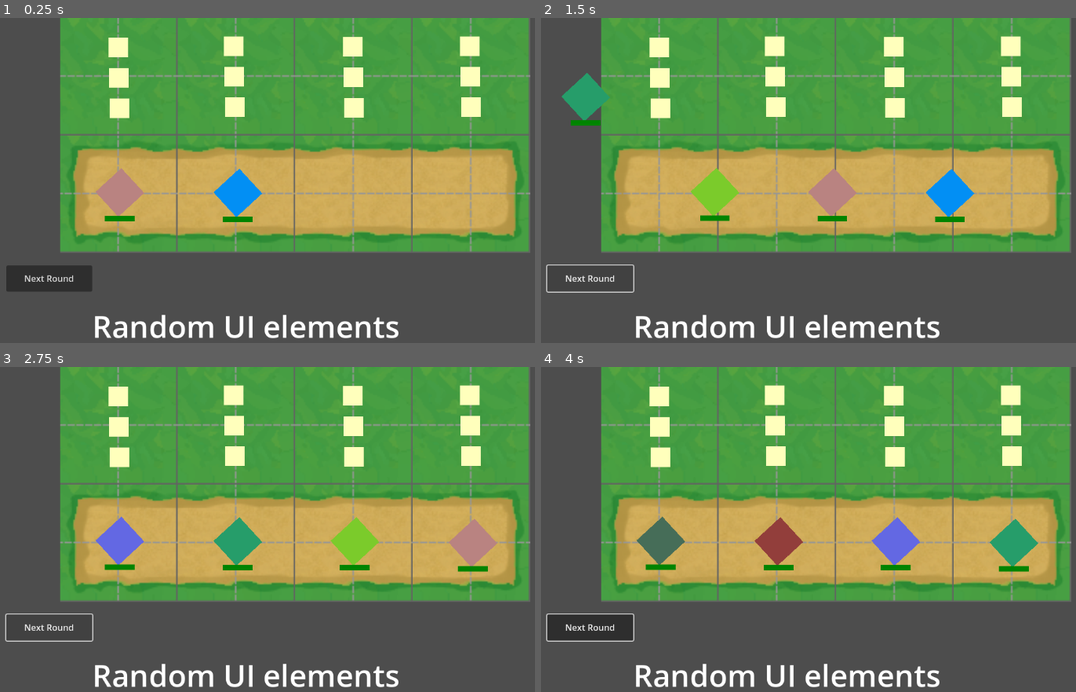
Above: before the commit, frames 1-4 (two rows, left to right).
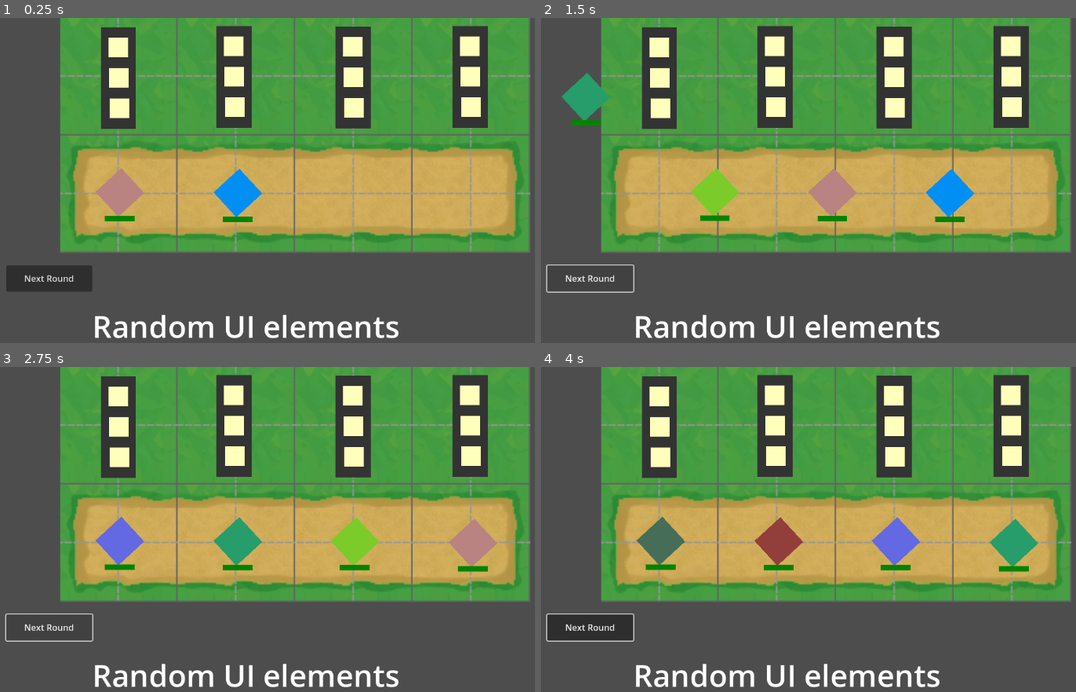
Above: after the commit, the same moments.

Repository: levyy7/Phantom-Frequencies
Game: Godot game, scene res://main_scene.tscn
Same seed, same stepped clock (60 frames per second), same inputs: the game is played once before the commit and once after it.
Inputs (mouse positions are in pixels of both pictures, inside the frame that each line leads up to):
- Up to frame 1 (0.25 s): no input
- Up to frame 2 (1.5 s): click "Next Round" at 0.5 s; click "Next Round" at 1.25 s
- Up to frame 3 (2.75 s): click "Next Round" at 2 s
- Up to frame 4 (4 s): tap Enter at 2.75 s; move the mouse to (974, 526) at 2.77 s; click (974, 526) at 2.92 s; tap Space at 3.5 s; move the mouse to (706, 562) at 3.52 s; click (706, 562) at 3.67 s

The runs differ from the first frame. In frame 1, 5.8% of the frame differs, in the area x 18-92%, y 2-35%; in frame 2, 5.8%; in frame 3, 5.8%; in frame 4, 5.8%.

Commit message:
cleanup + implement hover area around tower slot group

Diff:
--- a/map/grass_tile.gd
+++ b/map/grass_tile.gd
@@ -2,8 +2,3 @@
 extends Node2D
 
 @onready var tower_slot_group = $TowerSlots
-
-
-func compute_damage():
-	var tower_slots = get_child(0)
-	return tower_slots.chord_damage()
--- a/map/tile_manager.gd
+++ b/map/tile_manager.gd
@@ -53,8 +53,6 @@
 		var currentGT: GrassTile = grassTiles[i]
 		var currentPT = pathTiles[i]
 
-		# var totalDamage = currentGT.compute_damage()
-		# currentPT.enemies_take_damage(totalDamage)
 		currentGT.tower_slot_group.shoot_bullets(currentPT)
 
 
--- a/towers/TowerSlotGroup.tscn
+++ b/towers/TowerSlotGroup.tscn
@@ -1,10 +1,19 @@
-[gd_scene load_steps=3 format=3 uid="uid://df7w0f3hmaa7q"]
+[gd_scene load_steps=4 format=3 uid="uid://df7w0f3hmaa7q"]
 
 [ext_resource type="Script" path="res://towers/tower_slot_group.gd" id="1_73tln"]
 [ext_resource type="PackedScene" uid="uid://cncrfmerlkfbf" path="res://towers/TowerSlot.tscn" id="1_qdg76"]
+[ext_resource type="Script" path="res://towers/tower_slot_group_color_rect.gd" id="2_1svp2"]
 
 [node name="Node2D" type="Node2D" groups=["pausable"]]
 script = ExtResource("1_73tln")
+
+[node name="ColorRect" type="ColorRect" parent="."]
+offset_left = -17.0
+offset_top = -21.0
+offset_right = 55.0
+offset_bottom = 187.0
+color = Color(0.692359, 0.506738, 0.526852, 1)
+script = ExtResource("2_1svp2")
 
 [node name="TowerSlot3" parent="." instance=ExtResource("1_qdg76")]
 offset_left = 1.0
--- a/towers/tower_slot.gd
+++ b/towers/tower_slot.gd
@@ -5,7 +5,6 @@
 var targeting: EnemyList
 
 var current_shooter: Shooter = null
-
 
 
 func add_shooter() -> void:
@@ -20,6 +19,7 @@
 
 func remove_shooter():
 	current_shooter.queue_free()
+	current_shooter = null
 
 func tower_damage():
 	var damage = 0
--- a/towers/tower_slot_group.gd
+++ b/towers/tower_slot_group.gd
@@ -1,22 +1,19 @@
 class_name TowerSlotGroup
 extends Node2D
 
-
-func chord_damage():
-	print("Playing")
-	var total_damage = 0
-
-	for node: TowerSlot in get_children():
-		total_damage += node.tower_damage()
-
-	return total_damage
+func tower_slot_children() -> Array[TowerSlot]:
+	var tower_slots: Array[TowerSlot] = []
+	for node in get_children():
+		if node is TowerSlot:
+			tower_slots.append(node)
+	return tower_slots
 
 # Called when the node enters the scene tree for the first time.
 func _ready() -> void:
 	pass
 
 func shoot_bullets(target: PathTile):
-	for node: TowerSlot in get_children():
+	for node: TowerSlot in tower_slot_children():
 		node.shoot_bullet(target)
 
 # Called every frame. 'delta' is the elapsed time since the previous frame.
--- /dev/null
+++ b/towers/tower_slot_group_color_rect.gd
@@ -0,0 +1,18 @@
+extends ColorRect
+
+var default_color := Color(0.2, 0.2, 0.2, 1.0)  # Similar to Godot's default grey
+var hover_color := Color(0.6, 0.4, 0.8, 1.0)    # Light purple
+
+func _ready() -> void:
+	# Set initial color
+	color = default_color
+
+func _input(event: InputEvent) -> void:
+	if event is InputEventMouse:
+		var mouse_pos = get_global_mouse_position()
+		var rect = get_global_rect()
+
+		if rect.has_point(mouse_pos):
+			color = hover_color
+		else:
+			color = default_color
